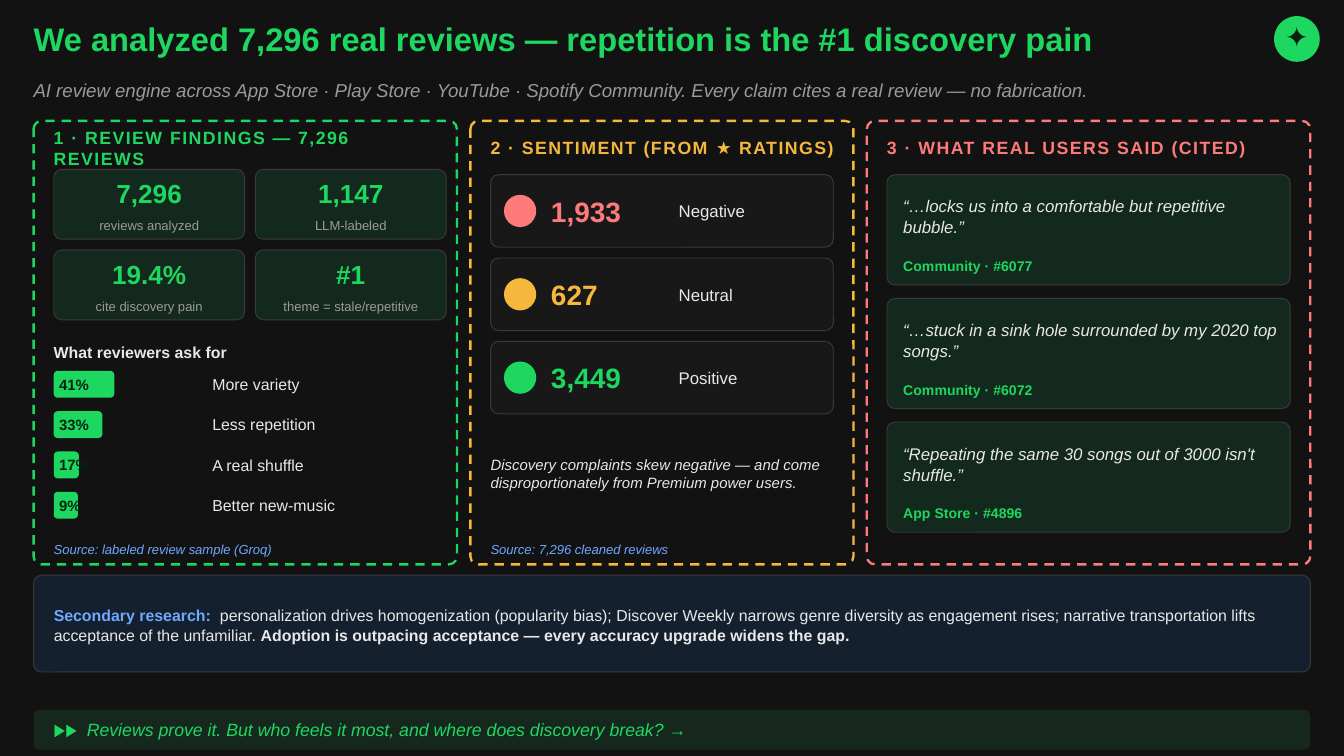
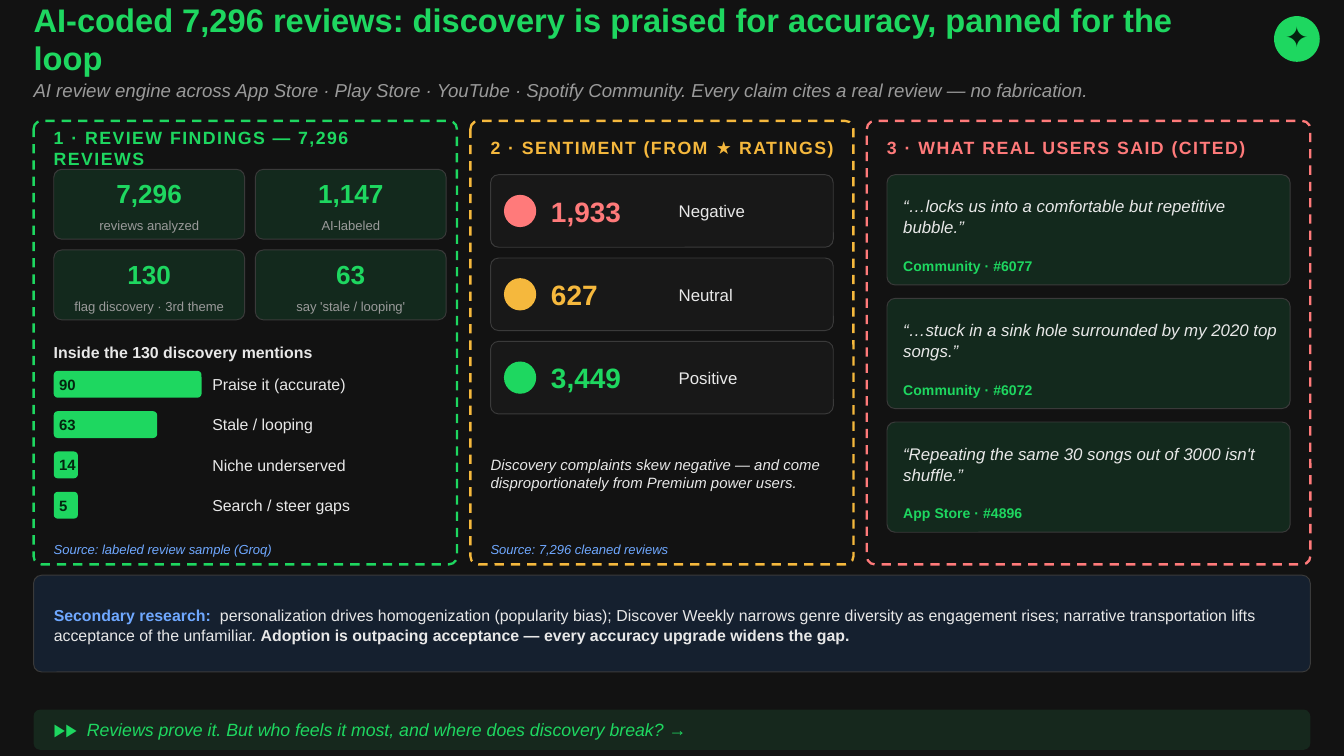
Before and after one commit to nityagupta25/spotify-discovery-engine, a slide deck: slide 2 of Off_Repeat_Deck_TopFellow.pptx. Drawn at 1344x756 pixels with LibreOffice and Linux fonts; fonts in the diff are those of the drawing. Boxes give left, top, right and bottom in pixels: in the first picture for what was removed or moved away, otherwise in the second. Text is boxed around its words. In the diff, an @@ line names an element or a change of style, - is before the commit and + after.

```diff
--- a/Off_Repeat_Deck_TopFellow.pptx
+++ b/Off_Repeat_Deck_TopFellow.pptx
@@ text at bbox=[34, 8, 1172, 76]: text changed @@
-We analyzed 7,296 real reviews — repetition is the #1 discovery pain
+AI-coded 7,296 reviews: discovery is praised for accuracy, panned for the loop
@@ text at bbox=[322, 220, 381, 230]: text changed @@
-LLM-labeled
+AI-labeled
@@ text at bbox=[127, 266, 171, 285]: text changed @@
-19.4%
+130
@@ text at bbox=[336, 266, 365, 285]: text changed @@
-#1
+63
@@ text at bbox=[74, 301, 224, 314]: text changed @@
-cite discovery pain
+flag discovery · 3rd theme
@@ text at bbox=[296, 301, 405, 314]: text changed @@
-theme = stale/repetitive
+say 'stale / looping'
@@ text at bbox=[54, 346, 313, 362]: text changed @@
-What reviewers ask for
+Inside the 130 discovery mentions
@@ rounded rectangle: place and size @@
-rounded rectangle at bbox=[54, 371, 114, 398]
+rounded rectangle at bbox=[54, 371, 202, 398]
@@ text at bbox=[59, 379, 76, 390]: text changed @@
-41%
+90
@@ text at bbox=[212, 378, 346, 394]: text changed @@
-More variety
+Praise it (accurate)
@@ rounded rectangle: place and size @@
-rounded rectangle at bbox=[54, 411, 102, 438]
+rounded rectangle at bbox=[54, 411, 157, 438]
@@ text at bbox=[59, 419, 76, 430]: text changed @@
-33%
+63
@@ text at bbox=[212, 418, 313, 434]: text changed @@
-Less repetition
+Stale / looping
@@ rounded rectangle at bbox=[54, 452, 78, 478]: proportions changed @@
@@ text at bbox=[59, 459, 76, 470]: text changed @@
-17%
+14
@@ text at bbox=[212, 459, 345, 471]: text changed @@
-A real shuffle
+Niche underserved
@@ text at bbox=[59, 501, 67, 511]: text changed @@
-9%
+5
@@ text at bbox=[212, 499, 350, 515]: text changed @@
-Better new-music
+Search / steer gaps
```
Also in this commit, not shown: 4 other slides changed, 2 other files.
